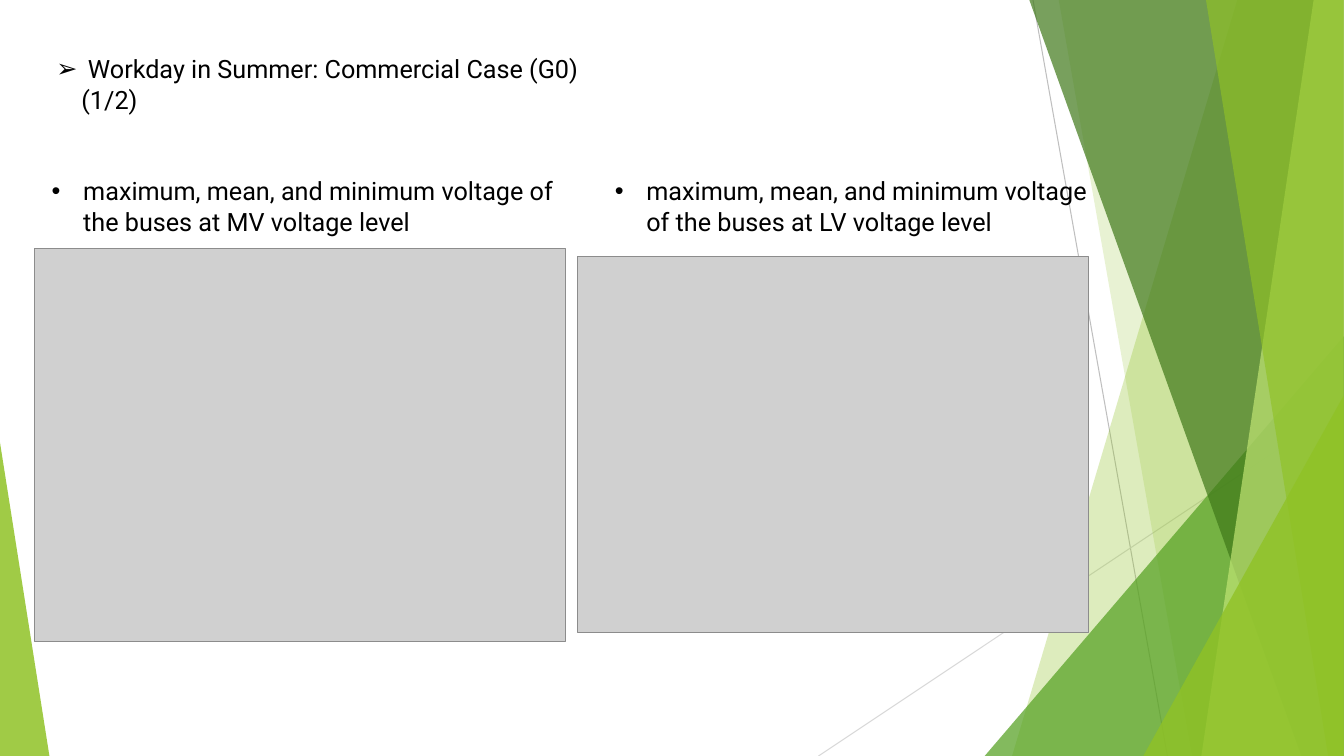
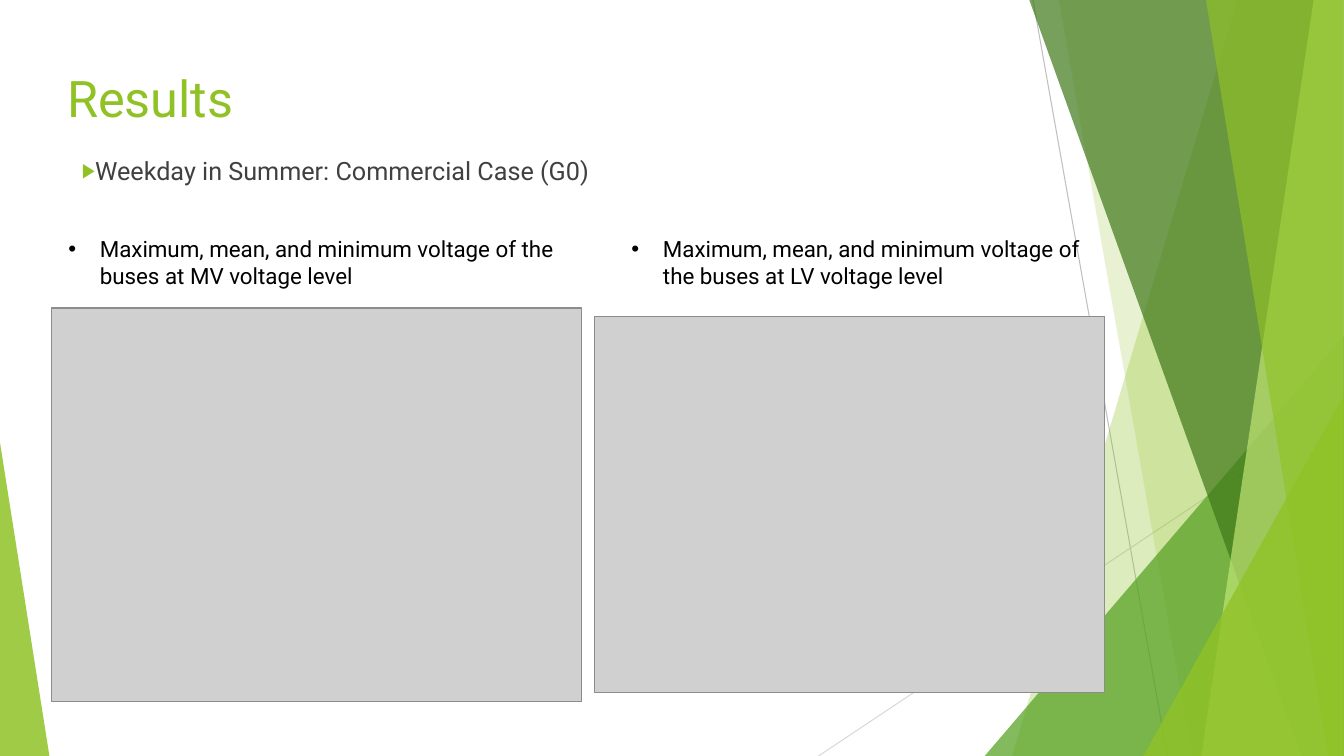
Before and after one commit to mridul2912/PSPlab22_1119250_Mridul, a slide deck: slide 32 of Eut-Project.pptx (slide 23 before the commit). Drawn at 1344x756 pixels with LibreOffice and Linux fonts; fonts in the diff are those of the drawing; grey boxes stand for pictures. Boxes give left, top, right and bottom in pixels: in the first picture for what was removed or moved away, otherwise in the second. Text is boxed around its words. In the diff, an @@ line names an element or a change of style, - is before the commit and + after.

```diff
--- a/Eut-Project.pptx
+++ b/Eut-Project.pptx
@@ text added at <box>67,79,233,118</box>, 36 pt, text #90C226 @@
+Results
@@ text at <box>95,160,589,186</box>: text changed; text colour #000000 to #404040 @@
-➢ Workday in Summer: Commercial Case (G0)
-(1/2)
+▶ Weekday in Summer: Commercial Case (G0)
@@ text at <box>663,237,1080,289</box>: text changed; size 18 to 16 pt @@
-• maximum, mean, and minimum voltage of the buses at LV voltage level
+• Maximum, mean, and minimum voltage of the buses at LV voltage level
@@ text at <box>100,240,553,289</box>: text changed; size 18 to 16 pt @@
-• maximum, mean, and minimum voltage of the buses at MV voltage level
+• Maximum, mean, and minimum voltage of the buses at MV voltage level
@@ picture: place and size @@
-picture at <box>34,248,566,642</box>
+picture at <box>51,309,583,703</box>
@@ picture: place and size @@
-picture at <box>578,256,1089,632</box>
+picture at <box>594,317,1105,693</box>
```
Also in this commit, not shown: 22 other slides changed, 5 slides added, 4 other files.
